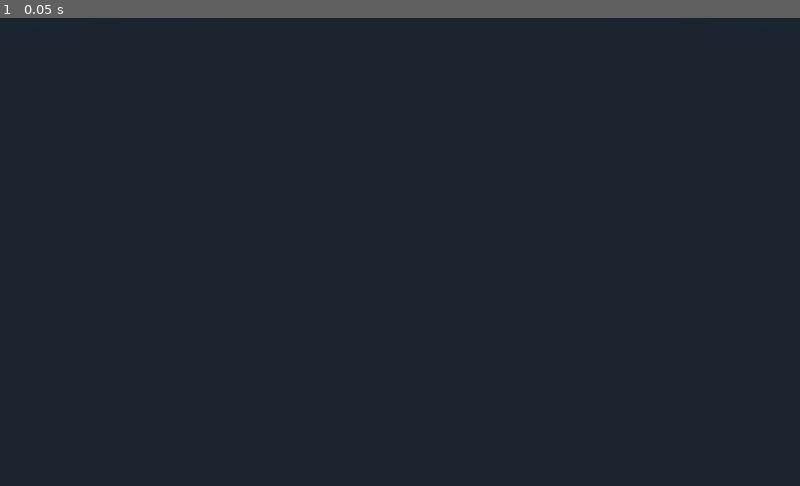
Above: before the commit, frame 1.
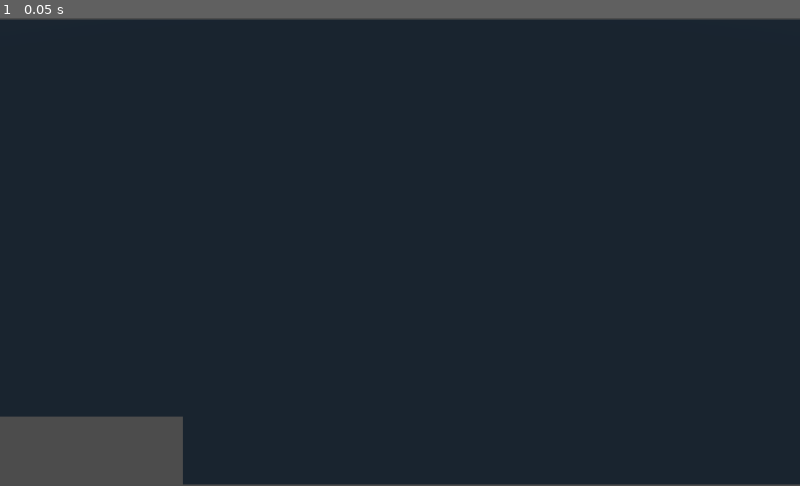
Above: after the commit, the same moment.

Repository: jk89/godot-fps-strat-game
Game: Godot game, scene res://main.tscn
Two runs of this game, one before a commit and one after it. Both use one fixed random seed, a clock stepped at 60 frames per second and the inputs below.
Inputs:
- Up to frame 1 (0.05 s): no input

The runs differ from the first frame. In frame 1, 4.1% of the frame differs, in the area x 0-100%, y 0-100%.

Commit message:
adding 2nd viewport

Diff:
--- a/main.gd
+++ b/main.gd
@@ -1,18 +1,19 @@
 extends Spatial
 
-onready var player = preload("res://player.tscn")
+#onready var player = preload("res://player.tscn")
 
 # class member variables go here, for example:
 # var a = 2
 # var b = "textvar"
 
 func _ready():
+	pass
 	# Called when the node is added to the scene for the first time.
 	# Initialization here
-	randomize()
-	for i in range(500):
-		var s = player.instance()
-		add_child(s)
+	#randomize()
+	#for i in range(500):
+	#	var s = player.instance()
+	#	add_child(s)
 
 #func _process(delta):
 #	# Called every frame. Delta is time since last frame.
--- a/main.tscn
+++ b/main.tscn
@@ -1,43 +1,80 @@
-[gd_scene load_steps=7 format=2]
+[gd_scene load_steps=5 format=2]
 
 [ext_resource path="res://main.gd" type="Script" id=1]
-[ext_resource path="res://FLOOR.tscn" type="PackedScene" id=2]
-[ext_resource path="res://walls.tscn" type="PackedScene" id=3]
-[ext_resource path="res://player.tscn" type="PackedScene" id=4]
-[ext_resource path="res://player.gd" type="Script" id=5]
-[ext_resource path="res://Camera.gd" type="Script" id=6]
+[ext_resource path="res://world.tscn" type="PackedScene" id=2]
+[ext_resource path="res://Camera.gd" type="Script" id=3]
+
+[sub_resource type="World" id=1]
+
 
 [node name="main" type="Spatial" index="0"]
 
 script = ExtResource( 1 )
 
-[node name="FLOOR" parent="." index="0" instance=ExtResource( 2 )]
+[node name="Control" type="Control" parent="." index="0"]
 
-transform = Transform( 1, 0, 0, 0, 1, 0, 0, 0, 1, -0.00922394, 0.000738144, -0.0433636 )
+anchor_left = 0.0
+anchor_top = 0.0
+anchor_right = 0.0
+anchor_bottom = 0.0
+margin_right = 1025.0
+margin_bottom = 616.0
+rect_pivot_offset = Vector2( 0, 0 )
+rect_clip_content = false
+mouse_filter = 0
+mouse_default_cursor_shape = 0
+size_flags_horizontal = 1
+size_flags_vertical = 1
+_sections_unfolded = [ "Anchor", "Margin" ]
 
-[node name="walls" parent="." index="1" instance=ExtResource( 3 )]
+[node name="ViewportContainer2" type="ViewportContainer" parent="Control" index="0"]
 
-transform = Transform( 1, 0, 0, 0, 1, 0, 0, 0, -9.34401, 96.6103, 2.07398, 1.88448 )
+anchor_left = 0.0
+anchor_top = 0.0
+anchor_right = 0.0
+anchor_bottom = 0.0
+margin_top = 2.0
+margin_right = 1028.0
+margin_bottom = 598.0
+rect_pivot_offset = Vector2( 0, 0 )
+rect_clip_content = false
+mouse_filter = 0
+mouse_default_cursor_shape = 0
+size_flags_horizontal = 3
+size_flags_vertical = 3
+stretch = true
+stretch_shrink = 1
+_sections_unfolded = [ "Anchor", "Grow Direction", "Margin", "Size Flags" ]
 
-[node name="walls2" parent="." index="2" instance=ExtResource( 3 )]
+[node name="Viewport" type="Viewport" parent="Control/ViewportContainer2" index="0"]
 
-transform = Transform( 1, 0, 0, 0, 1, 0, 0, 0, -9.34401, -97.989, 2.07398, 1.88448 )
+arvr = false
+size = Vector2( 1028, 596 )
+own_world = false
+world = null
+transparent_bg = false
+msaa = 0
+hdr = true
+disable_3d = false
+usage = 2
+debug_draw = 0
+render_target_v_flip = false
+render_target_clear_mode = 0
+render_target_update_mode = 3
+audio_listener_enable_2d = false
+audio_listener_enable_3d = false
+physics_object_picking = false
+gui_disable_input = false
+gui_snap_controls_to_pixels = true
+shadow_atlas_size = 0
+shadow_atlas_quad_0 = 2
+shadow_atlas_quad_1 = 2
+shadow_atlas_quad_2 = 3
+shadow_atlas_quad_3 = 4
 
-[node name="walls3" parent="." index="3" instance=ExtResource( 3 )]
+[node name="world" parent="Control/ViewportContainer2/Viewport" index="0" instance=ExtResource( 2 )]
 
-transform = Transform( 4.37114e-008, 3.82137e-015, -9.34401, 8.74228e-008, -1, 0, -1, -8.74228e-008, -4.08439e-007, 10.4805, 2.07398, -93.7739 )
-
-[node name="walls4" parent="." index="4" instance=ExtResource( 3 )]
-
-transform = Transform( 4.37114e-008, 3.82137e-015, -9.34401, 8.74228e-008, -1, 0, -1, -8.74228e-008, -4.08439e-007, 10.4805, 2.07398, 94.2787 )
-
-[node name="player" parent="." index="5" instance=ExtResource( 4 )]
-
-transform = Transform( 1, 0, 0, 0, 1, 0, 0, 0, 1, 0, 5.62802, 0 )
-script = ExtResource( 5 )
-_sections_unfolded = [ "Transform" ]
-
-[node name="Camera" type="Camera" parent="." index="6"]
+[node name="Camera2" type="Camera" parent="Control/ViewportContainer2/Viewport" index="1"]
 
 transform = Transform( 1, 0, 0, 0, 1, 0, 0, 0, 1, 0, 10, 20 )
 keep_aspect = 1
@@ -47,10 +84,75 @@
 v_offset = 0.0
 doppler_tracking = 0
 projection = 0
-current = false
+current = true
 fov = 70.0
 size = 1.0
 near = 0.05
 far = 1.67772e+007
-script = ExtResource( 6 )
+script = ExtResource( 3 )
 _sections_unfolded = [ "Transform" ]
+
+[node name="ViewportContainer" type="ViewportContainer" parent="Control" index="1"]
+
+anchor_left = 0.0
+anchor_top = 0.0
+anchor_right = 0.0
+anchor_bottom = 0.0
+margin_top = 511.0
+margin_right = 234.0
+margin_bottom = 602.0
+rect_pivot_offset = Vector2( 0, 0 )
+rect_clip_content = false
+mouse_filter = 0
+mouse_default_cursor_shape = 0
+size_flags_horizontal = 8
+size_flags_vertical = 8
+stretch = true
+stretch_shrink = 1
+_sections_unfolded = [ "Margin", "Material", "Size Flags", "Visibility" ]
+
+[node name="Viewport" type="Viewport" parent="Control/ViewportContainer" index="0"]
+
+arvr = false
+size = Vector2( 228, 91 )
+own_world = false
+world = SubResource( 1 )
+transparent_bg = false
+msaa = 0
+hdr = true
+disable_3d = false
+usage = 2
+debug_draw = 0
+render_target_v_flip = false
+render_target_clear_mode = 0
+render_target_update_mode = 3
+audio_listener_enable_2d = false
+audio_listener_enable_3d = false
+physics_object_picking = false
+gui_disable_input = false
+gui_snap_controls_to_pixels = true
+shadow_atlas_size = 0
+shadow_atlas_quad_0 = 2
+shadow_atlas_quad_1 = 2
+shadow_atlas_quad_2 = 3
+shadow_atlas_quad_3 = 4
+
+[node name="world" parent="Control/ViewportContainer/Viewport" index="0" instance=ExtResource( 2 )]
+
+[node name="Camera" type="Camera" parent="Control/ViewportContainer/Viewport" index="1"]
+
+transform = Transform( 1, 0, 0, 0, 1, 0, 0, 0, 1, 0, 10, 20 )
+keep_aspect = 1
+cull_mask = 1048575
+environment = null
+h_offset = 0.0
+v_offset = 0.0
+doppler_tracking = 0
+projection = 0
+current = true
+fov = 70.0
+size = 1.0
+near = 0.05
+far = 1.67772e+007
+script = ExtResource( 3 )
+_sections_unfolded = [ "Transform" ]
--- /dev/null
+++ b/world.tscn
@@ -0,0 +1,37 @@
+[gd_scene load_steps=6 format=2]
+
+[ext_resource path="res://main.gd" type="Script" id=1]
+[ext_resource path="res://FLOOR.tscn" type="PackedScene" id=2]
+[ext_resource path="res://walls.tscn" type="PackedScene" id=3]
+[ext_resource path="res://player.tscn" type="PackedScene" id=4]
+[ext_resource path="res://player.gd" type="Script" id=5]
+
+[node name="world" type="Spatial"]
+
+script = ExtResource( 1 )
+
+[node name="FLOOR" parent="." index="0" instance=ExtResource( 2 )]
+
+transform = Transform( 1, 0, 0, 0, 1, 0, 0, 0, 1, -0.00922394, 0.000738144, -0.0433636 )
+
+[node name="walls" parent="." index="1" instance=ExtResource( 3 )]
+
+transform = Transform( 1, 0, 0, 0, 1, 0, 0, 0, -9.34401, 96.6103, 2.07398, 1.88448 )
+
+[node name="walls2" parent="." index="2" instance=ExtResource( 3 )]
+
+transform = Transform( 1, 0, 0, 0, 1, 0, 0, 0, -9.34401, -97.989, 2.07398, 1.88448 )
+
+[node name="walls3" parent="." index="3" instance=ExtResource( 3 )]
+
+transform = Transform( 4.37114e-008, 3.82137e-015, -9.34401, 8.74228e-008, -1, 0, -1, -8.74228e-008, -4.08439e-007, 10.4805, 2.07398, -93.7739 )
+
+[node name="walls4" parent="." index="4" instance=ExtResource( 3 )]
+
+transform = Transform( 4.37114e-008, 3.82137e-015, -9.34401, 8.74228e-008, -1, 0, -1, -8.74228e-008, -4.08439e-007, 10.4805, 2.07398, 94.2787 )
+
+[node name="player" parent="." index="5" instance=ExtResource( 4 )]
+
+transform = Transform( 1, 0, 0, 0, 1, 0, 0, 0, 1, 0, 5.62802, 0 )
+script = ExtResource( 5 )
+_sections_unfolded = [ "Transform" ]
